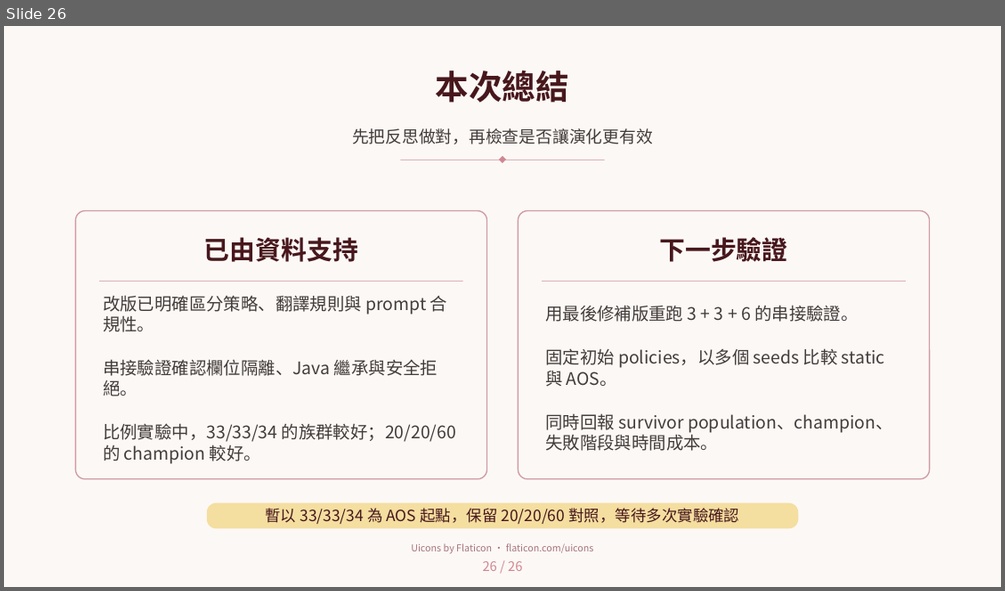
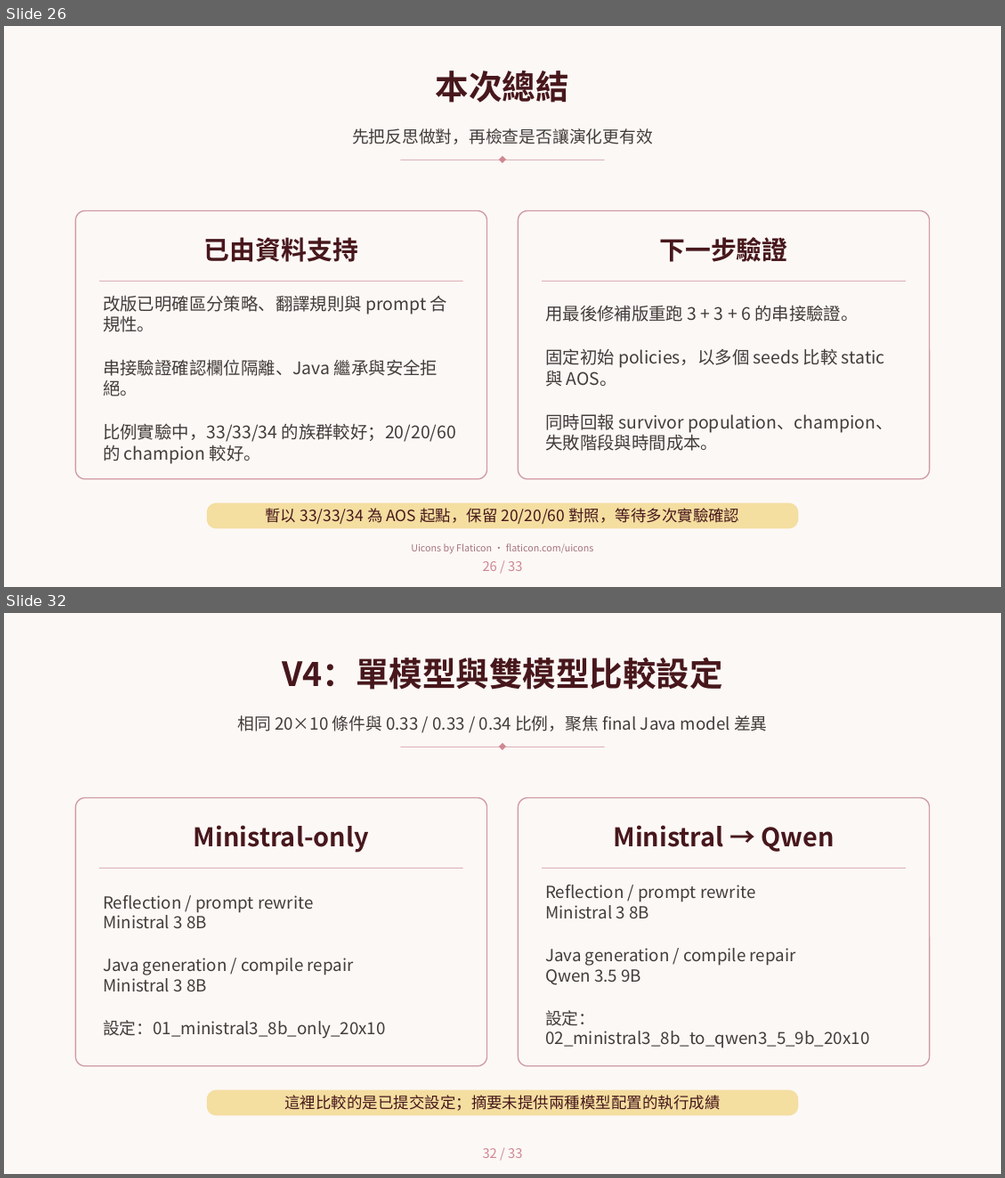
Before and after one commit to sophie8909/EAGLE, a slide deck: Meeting/20260910_eagle_progress.pptx. Shown one above the other, each under a label of ours: slide 26 before the commit, slides 26 and 32 after it; the slides between them are not shown. The pictures are 1005x591 and 1005x1178 pixels, drawn with LibreOffice and Linux fonts; fonts in the diff are those of the drawing; background and template pictures are left out. Boxes give left, top, right and bottom in pixels: in the first picture for what was removed or moved away, otherwise in the second. Text is boxed around its words. In the diff, an @@ line names an element or a change of style, - is before the commit and + after.

```diff
--- a/Meeting/20260910_eagle_progress.pptx
+++ b/Meeting/20260910_eagle_progress.pptx
@@ slide 32 added at (x1=4, y1=613, x2=1001, y2=1174), background #FCF8F5; not listed: 7 template elements that a slide beside it also shows @@
@@ title added at (x1=282, y1=657, x2=723, y2=690), 42 pt, text #47171C, bold @@
+V4：單模型與雙模型比較設定
@@ subtitle added at (x1=237, y1=715, x2=768, y2=731), 21 pt, text #423C3B @@
+相同 20×10 條件與 0.33 / 0.33 / 0.34 比例，聚焦 final Java model 差異
@@ text added at (x1=194, y1=825, x2=369, y2=852), 32.2 pt, text #47171C, bold @@
+Ministral-only
@@ text added at (x1=613, y1=825, x2=833, y2=852), 32.2 pt, text #47171C, bold @@
+Ministral → Qwen
@@ text added at (x1=103, y1=895, x2=386, y2=1038), 21 pt, text #423C3B @@
+Reflection / prompt rewrite
+Ministral 3 8B
+Java generation / compile repair
+Ministral 3 8B
+設定：01_ministral3_8b_only_20x10
@@ text added at (x1=545, y1=884, x2=869, y2=1048), 21 pt, text #423C3B @@
+Reflection / prompt rewrite
+Ministral 3 8B
+Java generation / compile repair
+Qwen 3.5 9B
+設定：02_ministral3_8b_to_qwen3_5_9b_20x10
@@ text added at (x1=284, y1=1094, x2=720, y2=1111), 19.5 pt, text #47171C @@
+這裡比較的是已提交設定；摘要未提供兩種模型配置的執行成績
@@ text added at (x1=483, y1=1148, x2=522, y2=1158), 16.5 pt, text #CF8792 @@
+32 / 33
@@ slide 26 changed as well @@
@@ text at (x1=483, y1=561, x2=522, y2=571): text changed @@
-26 / 26
+26 / 33
```
Also in this commit, not shown: 25 other slides changed, 6 other slides added.
